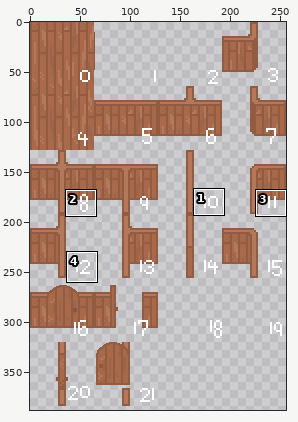
Sprite sheet: src/images/structure.png. The first picture is a wide view before the edit; the outline marks the close-up.
Close-up. Before:
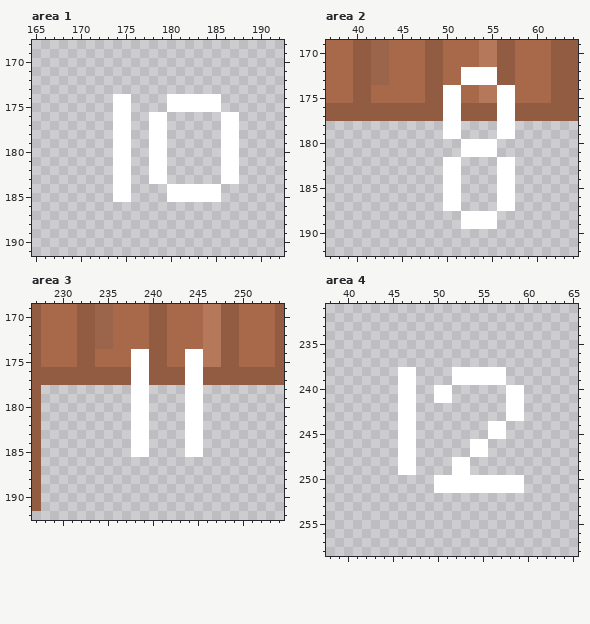
The file is 256x512 pixels. Colours within 5 levels of each other are drawn and written as one. Shown: area 1: x 165..192, y 168..191; area 2: x 37..64, y 169..192; area 3: x 227..254, y 169..192; area 4: x 38..65, y 231..258. The wide view leaves out empty margins. The commit also changed other parts of the picture, which this record leaves out.
Now the later version:
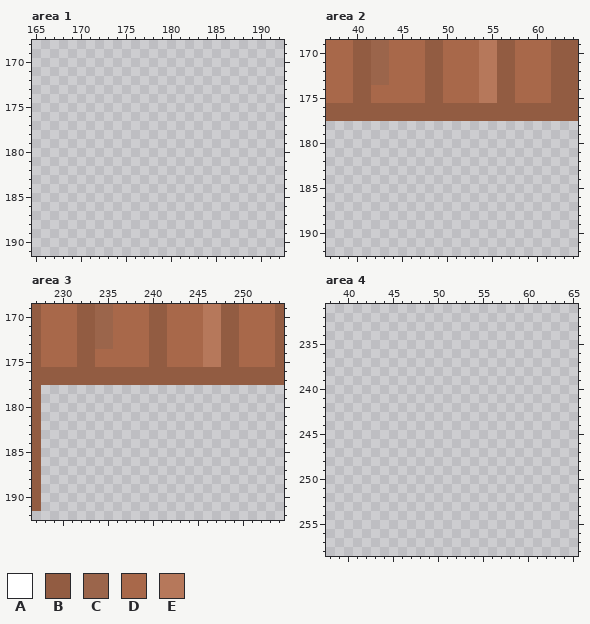
Palette (. is transparent): A #ffffff  B #925c42  C #9b654b  D #a8684a  E #b6785b
Changes in this commit:
Changed rows in their new state; - is an unchanged pixel.
Area 1:
first column x 174:
174 ..----......--
175 ..----......--
176 ..--..------..
177 ..--..------..
178 ..--..------..
179 ..--..------..
180 ..--..------..
181 ..--..------..
182 ..--..------..
183 ..--..------..
184 ..----......--
185 ..----......--
Area 2:
first column x 50:
172 --DDEE--
173 --DDEE--
174 DD----BB
175 DD----BB
176 BB----BB
177 BB----BB
178 ..----..
179 ..----..
180 --....--
181 --....--
182 ..----..
183 ..----..
184 ..----..
185 ..----..
186 ..----..
187 ..----..
188 --....--
189 --....--
Area 3:
first column x 238:
174 DD----DD
175 DD----DD
176 BB----BB
177 BB----BB
178 ..----..
179 ..----..
180 ..----..
181 ..----..
182 ..----..
183 ..----..
184 ..----..
185 ..----..
Area 4:
first column x 46:
238 ..----......--
239 ..----......--
240 ..--..------..
241 ..--..------..
242 ..----------..
243 ..----------..
244 ..--------..--
245 ..--------..--
246 ..------..----
247 ..------..----
248 ..----..------
249 ..----..------
250 ----..........
251 ----..........
